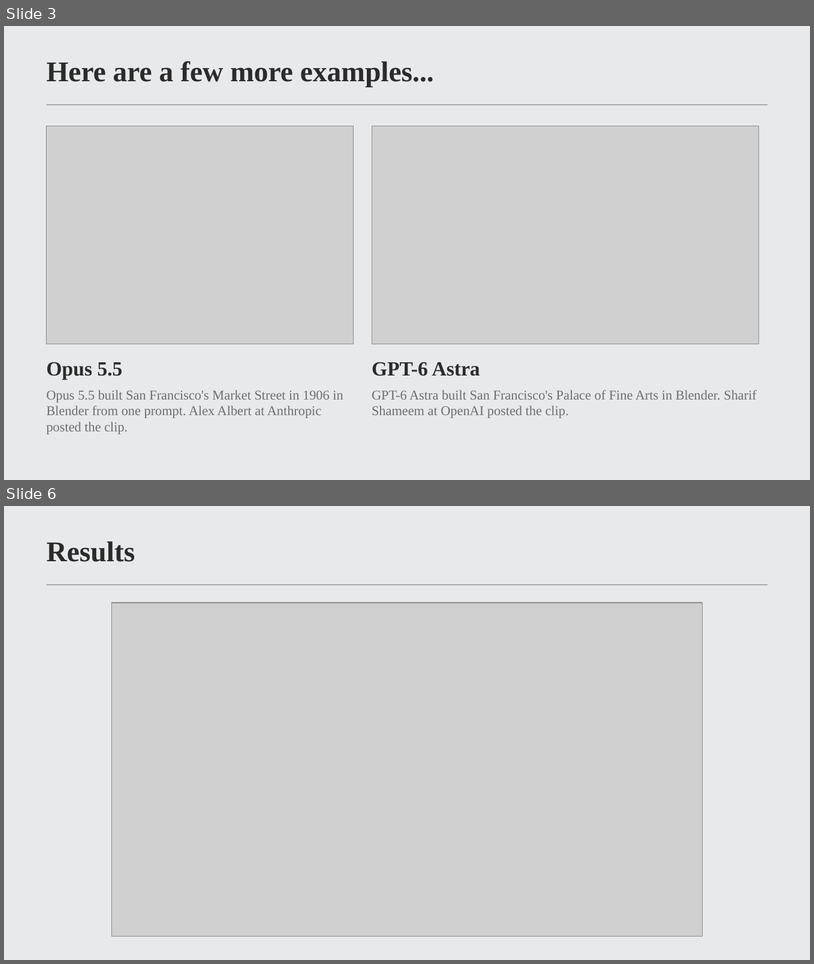
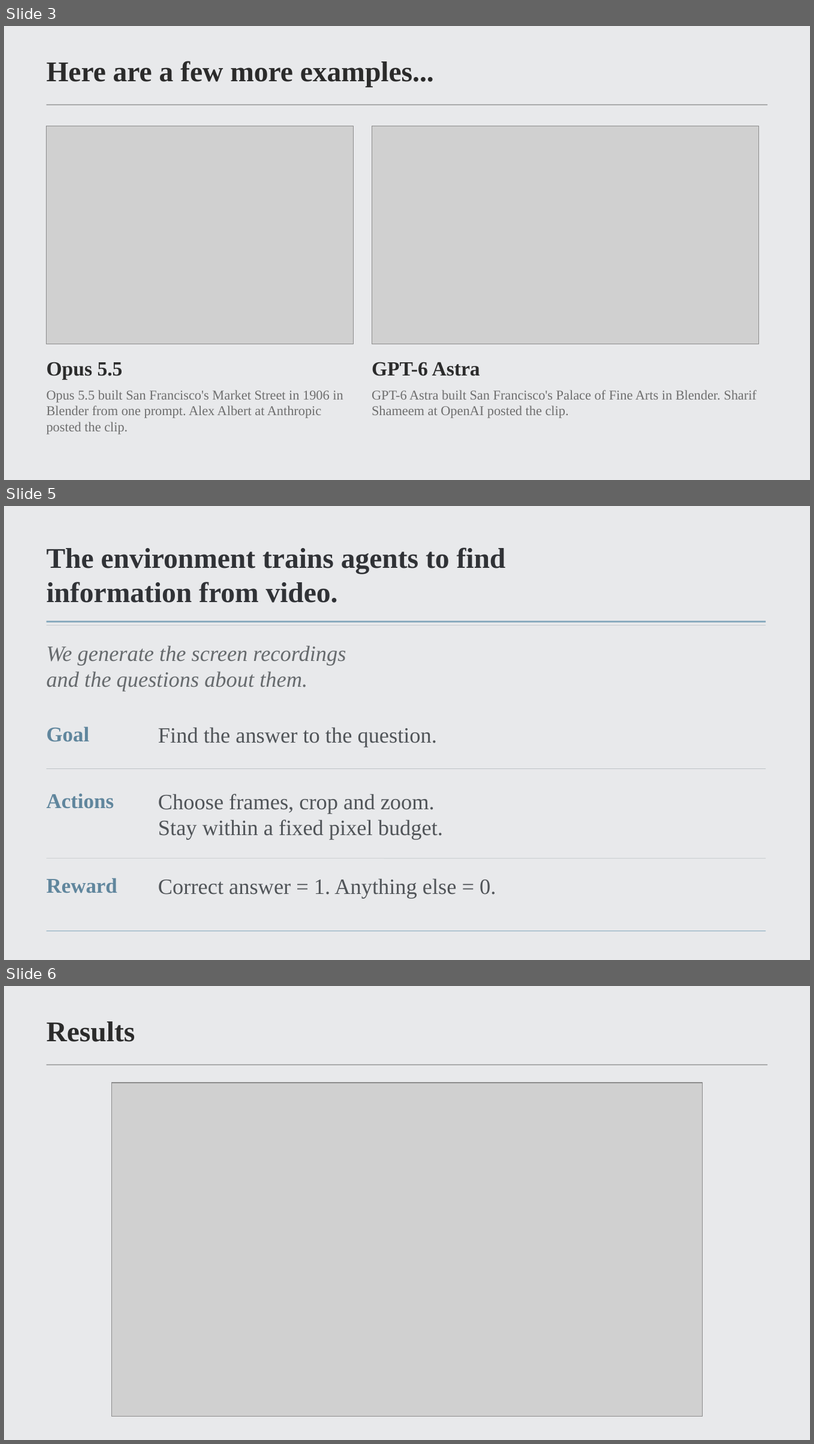
Before and after one commit to MrNaakka/bidy2, a slide deck: docs/framehunt-pitch-short.pptx. Shown one above the other, each under a label of ours: slides 3 and 6 before the commit, slides 3, 5 and 6 after it; the slides between them are not shown. The pictures are 814x964 and 814x1444 pixels, drawn with LibreOffice and Linux fonts; fonts in the diff are those of the drawing; grey boxes stand for pictures; background and template pictures are left out. Boxes give left, top, right and bottom in pixels: in the first picture for what was removed or moved away, otherwise in the second. Text is boxed around its words. In the diff, an @@ line names an element or a change of style, - is before the commit and + after.

Commit message:
Update pitch deck with environment overview and new video clip

```diff
--- a/docs/framehunt-pitch-short.pptx
+++ b/docs/framehunt-pitch-short.pptx
@@ slide 5 added at <box>4,506,810,960</box>, background picture (left out) @@
@@ text added at <box>47,547,506,603</box>, 34 pt, text #303236, bold @@
+The environment trains agents to find
+information from video.
@@ line added from (47, 622) to (766, 622), #8BACBF 2 pt @@
@@ line added from (47, 625) to (766, 625), #B6BDC1 0.4 pt @@
@@ text added at <box>47,646,346,691</box>, 26 pt, text #666A6D, italic @@
+We generate the screen recordings
+and the questions about them.
@@ text added at <box>47,727,90,742</box>, 25 pt, text #60869D, bold @@
+Goal
@@ text added at <box>158,727,437,747</box>, 26 pt, text #505458 @@
+Find the answer to the question.
@@ line added from (47, 769) to (766, 769), #BDC3C6 0.5 pt @@
@@ text added at <box>47,793,114,808</box>, 25 pt, text #60869D, bold @@
+Actions
@@ text added at <box>158,793,443,839</box>, 26 pt, text #505458 @@
+Choose frames, crop and zoom.
+Stay within a fixed pixel budget.
@@ line added from (47, 858) to (766, 858), #BDC3C6 0.5 pt @@
@@ text added at <box>47,878,117,893</box>, 25 pt, text #60869D, bold @@
+Reward
@@ text added at <box>158,879,496,898</box>, 26 pt, text #505458 @@
+Correct answer = 1. Anything else = 0.
@@ line added from (47, 931) to (766, 931), #8BACBF 0.8 pt @@
```
Also in this commit, not shown: 1 slide removed.
